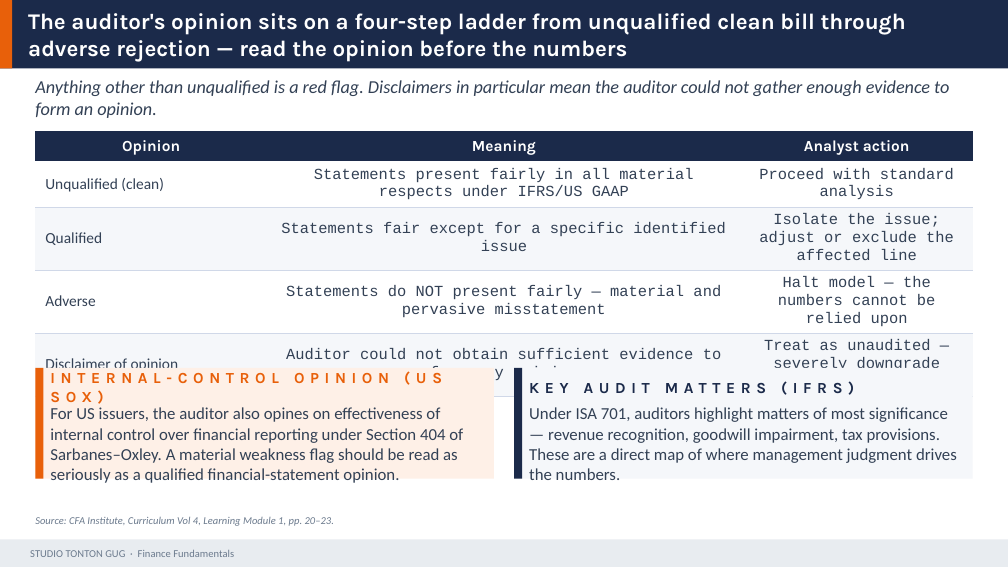
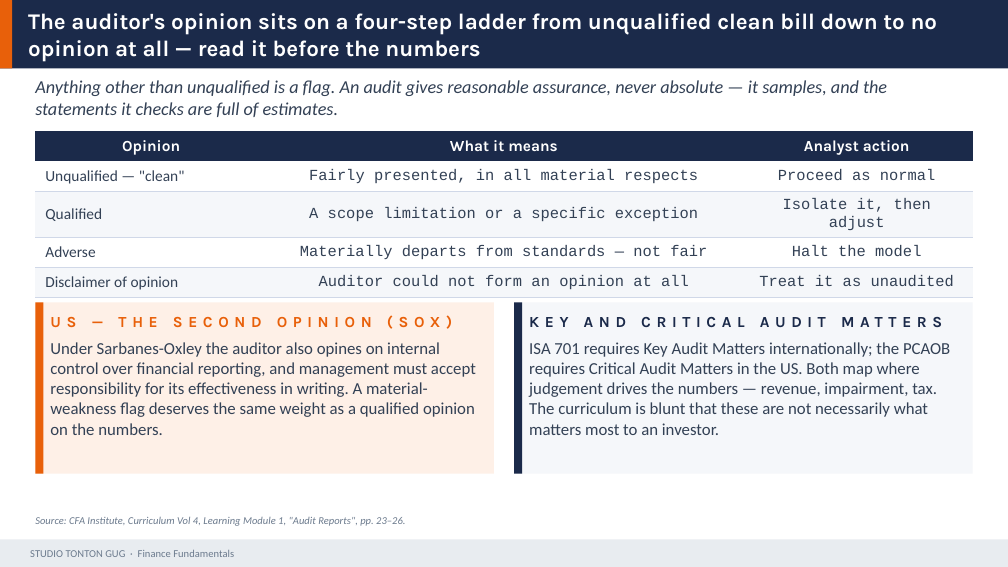
Before and after one commit to Gug4ever/Tonton_Gug_Studio, a slide deck: slide 8 of assets/finance/D06_FSA_I_IS_BS.pptx. Drawn at 1008x567 pixels with LibreOffice and Linux fonts; fonts in the diff are those of the drawing. Boxes give left, top, right and bottom in pixels: in the first picture for what was removed or moved away, otherwise in the second. Text is boxed around its words. In the diff, an @@ line names an element or a change of style, - is before the commit and + after.

```diff
--- a/assets/finance/D06_FSA_I_IS_BS.pptx
+++ b/assets/finance/D06_FSA_I_IS_BS.pptx
@@ text at <box>28,13,938,62</box>: text changed @@
-The auditor's opinion sits on a four-step ladder from unqualified clean bill through adverse rejection — read the opinion before the numbers
+The auditor's opinion sits on a four-step ladder from unqualified clean bill down to no opinion at all — read it before the numbers
@@ text at <box>35,80,887,117</box>: text changed @@
-Anything other than unqualified is a red flag. Disclaimers in particular mean the auditor could not gather enough evidence to form an opinion.
+Anything other than unqualified is a flag. An audit gives reasonable assurance, never absolute — it samples, and the statements it checks are full of estimates.
@@ table at <box>35,131,973,294</box> @@
-row 1, column 2: Meaning
+row 1, column 2: What it means
-row 2: Unqualified (clean) | Statements present fairly in all material respects under IFRS/US GAAP | Proceed with standard analysis
+row 2: Unqualified — "clean" | Fairly presented, in all material respects | Proceed as normal
-row 3, column 2: Statements fair except for a specific identified issue
+row 3, column 2: A scope limitation or a specific exception
-row 3, column 3: Isolate the issue; adjust or exclude the affected line
+row 3, column 3: Isolate it, then adjust
-row 4, column 2: Statements do NOT present fairly — material and pervasive misstatement
+row 4, column 2: Materially departs from standards — not fair
-row 4, column 3: Halt model — the numbers cannot be relied upon
+row 4, column 3: Halt the model
-row 5, column 2: Auditor could not obtain sufficient evidence to form any opinion
+row 5, column 2: Auditor could not form an opinion at all
-row 5, column 3: Treat as unaudited — severely downgrade data quality
+row 5, column 3: Treat it as unaudited
@@ rectangle: place and size @@
-rectangle at <box>35,368,494,479</box>
+rectangle at <box>35,302,494,474</box>
@@ rectangle: place and size @@
-rectangle at <box>35,368,43,479</box>
+rectangle at <box>35,302,43,474</box>
@@ text at <box>50,315,452,329</box>: text changed @@
-INTERNAL-CONTROL OPINION (US SOX)
+US — THE SECOND OPINION (SOX)
@@ rectangle: place and size @@
-rectangle at <box>514,368,973,479</box>
+rectangle at <box>514,302,973,474</box>
@@ rectangle: place and size @@
-rectangle at <box>514,368,522,479</box>
+rectangle at <box>514,302,522,474</box>
@@ text at <box>529,317,942,327</box>: text changed @@
-KEY AUDIT MATTERS (IFRS)
+KEY AND CRITICAL AUDIT MATTERS
@@ text at <box>50,342,476,435</box>: text changed @@
-For US issuers, the auditor also opines on effectiveness of internal control over financial reporting under Section 404 of Sarbanes–Oxley. A material weakness flag should be read as seriously as a qualified financial-statement opinion.
+Under Sarbanes-Oxley the auditor also opines on internal control over financial reporting, and management must accept responsibility for its effectiveness in writing. A material-weakness flag deserves the same weight as a qualified opinion on the numbers.
@@ text at <box>529,342,950,435</box>: text changed @@
-Under ISA 701, auditors highlight matters of most significance — revenue recognition, goodwill impairment, tax provisions. These are a direct map of where management judgment drives the numbers.
+ISA 701 requires Key Audit Matters internationally; the PCAOB requires Critical Audit Matters in the US. Both map where judgement drives the numbers — revenue, impairment, tax. The curriculum is blunt that these are not necessarily what matters most to an investor.
@@ text at <box>35,517,405,526</box>: text changed @@
-Source: CFA Institute, Curriculum Vol 4, Learning Module 1, pp. 20–23.
+Source: CFA Institute, Curriculum Vol 4, Learning Module 1, "Audit Reports", pp. 23–26.
```
Also in this commit, not shown: 22 other slides changed, 1 slide added, 1 slide removed, 9 other files.
